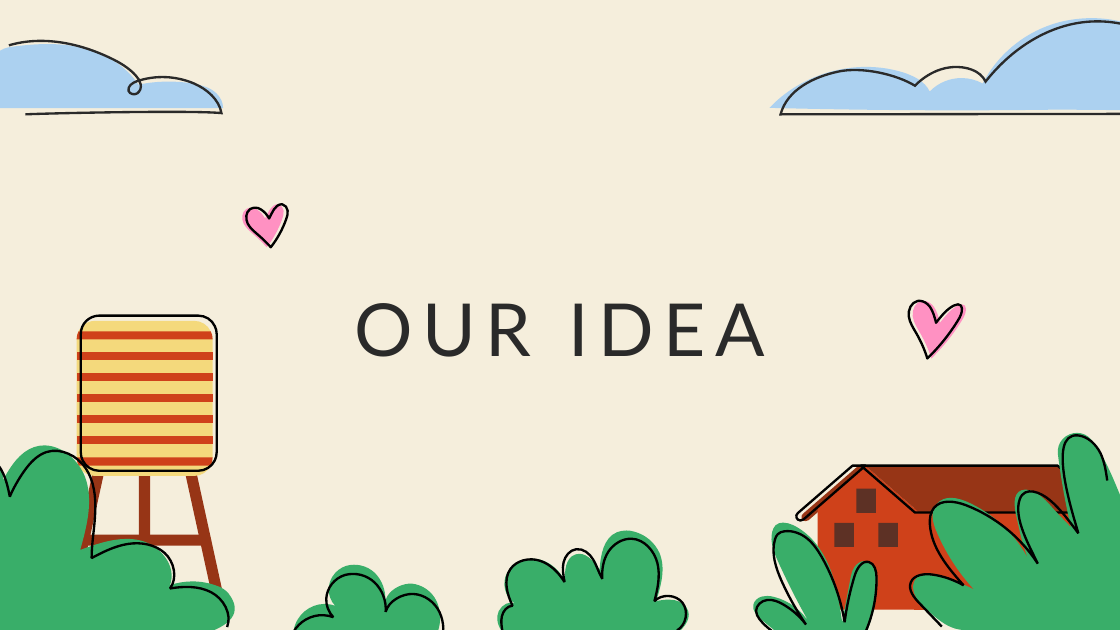
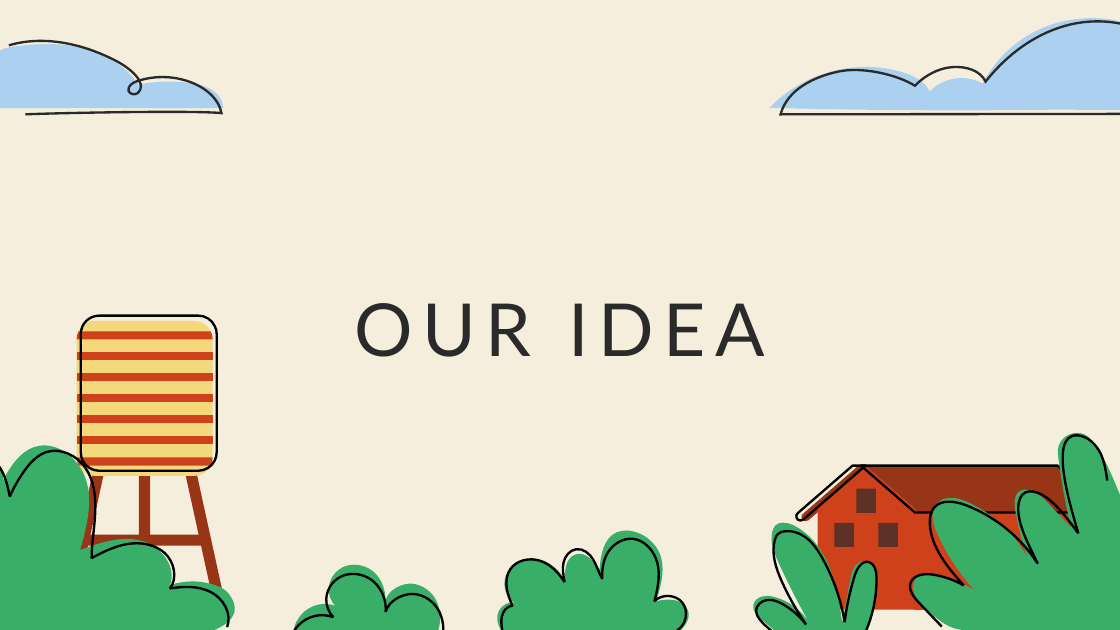
Before and after one commit to codingburgas/2223-educational-traveling-crazycow, a slide deck: slide 3 of Documentation/Presentation - CrazyCow.pptx. Drawn at 1120x630 pixels with LibreOffice and Linux fonts; fonts in the diff are those of the drawing. Boxes give left, top, right and bottom in pixels: in the first picture for what was removed or moved away, otherwise in the second. Text is boxed around its words. In the diff, an @@ line names an element or a change of style, - is before the commit and + after.

```diff
--- a/Documentation/Presentation - CrazyCow.pptx
+++ b/Documentation/Presentation - CrazyCow.pptx
@@ rectangle added at (221, 185, 312, 254), fill #F5EEDC @@
@@ freeform shape removed at (241, 204, 283, 246) @@
@@ freeform shape removed at (245, 204, 288, 246) @@
@@ rectangle added at (895, 288, 987, 357), fill #F5EEDC @@
@@ rectangle added at (895, 330, 987, 400), fill #F5EEDC @@
```
Also in this commit, not shown: 4 other slides changed, 1 other file.
